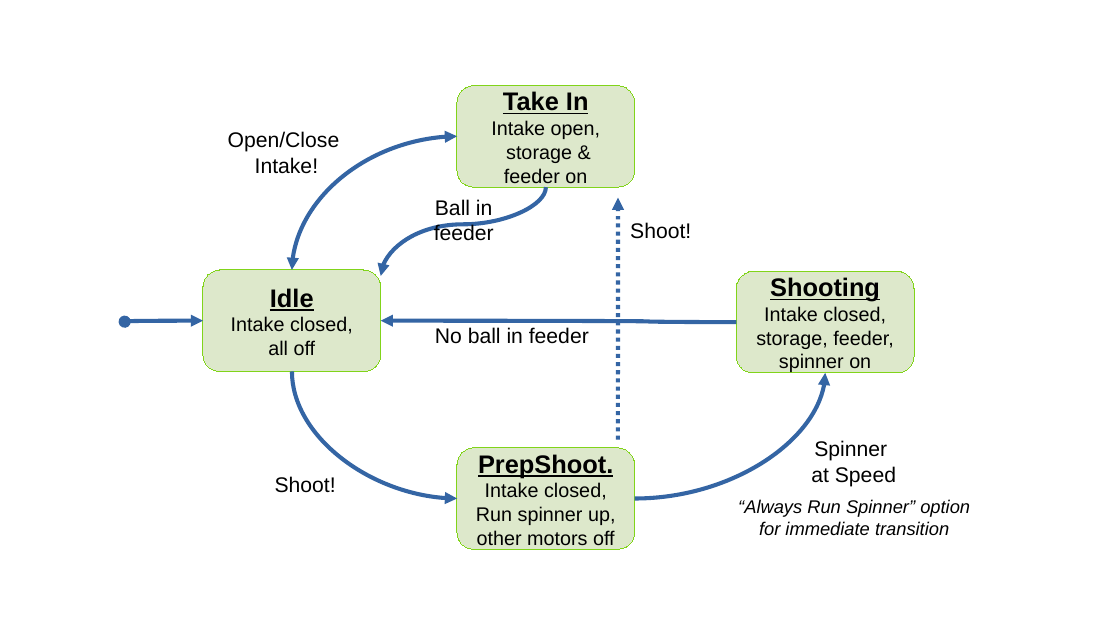
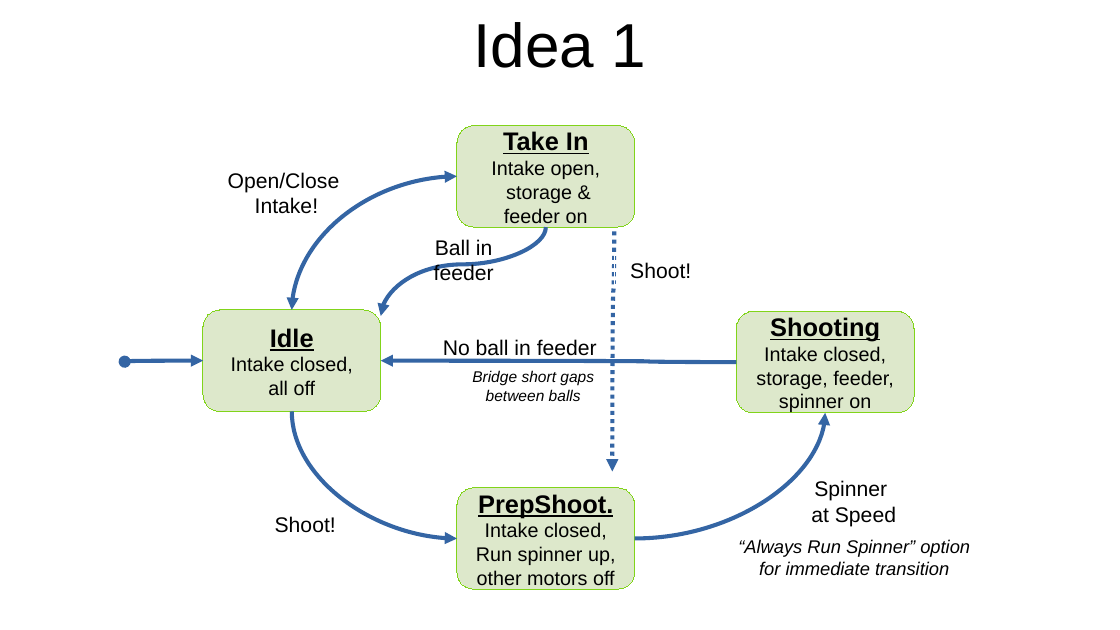
Before and after one commit to team2393/FRC2026, a slide deck: slide 1 of Diagrams.pptx. Drawn at 1120x630 pixels with LibreOffice and Linux fonts; fonts in the diff are those of the drawing. Boxes give left, top, right and bottom in pixels: in the first picture for what was removed or moved away, otherwise in the second. Text is boxed around its words. In the diff, an @@ line names an element or a change of style, - is before the commit and + after.

```diff
--- a/Diagrams.pptx
+++ b/Diagrams.pptx
@@ text added at (474,22,646,68), 44 pt, text #000000 @@
+Idea 1
@@ 5 texts, 4 rounded rectangles, 4 curved arrows, 2 curved double arrows, 1 rectangle: place and size @@
-5 texts, 4 rounded rectangles, 4 curved arrows, 2 curved double arrows, 1 rectangle at (125,85,970,550)
+5 texts, 4 rounded rectangles, 4 curved arrows, 2 curved double arrows, 1 rectangle at (125,126,970,589)
@@ curved arrow moved from (618, 440) - (618, 198) to (615, 232) - (613, 472) @@
@@ text "No ball in feeder" rewrapped from (435,327,589,344) to (443,339,597,361) @@
@@ text added at (472,370,594,401), 11 pt, text #000000, italic @@
+Bridge short gaps between balls
```
Also in this commit, not shown: 1 slide added.
